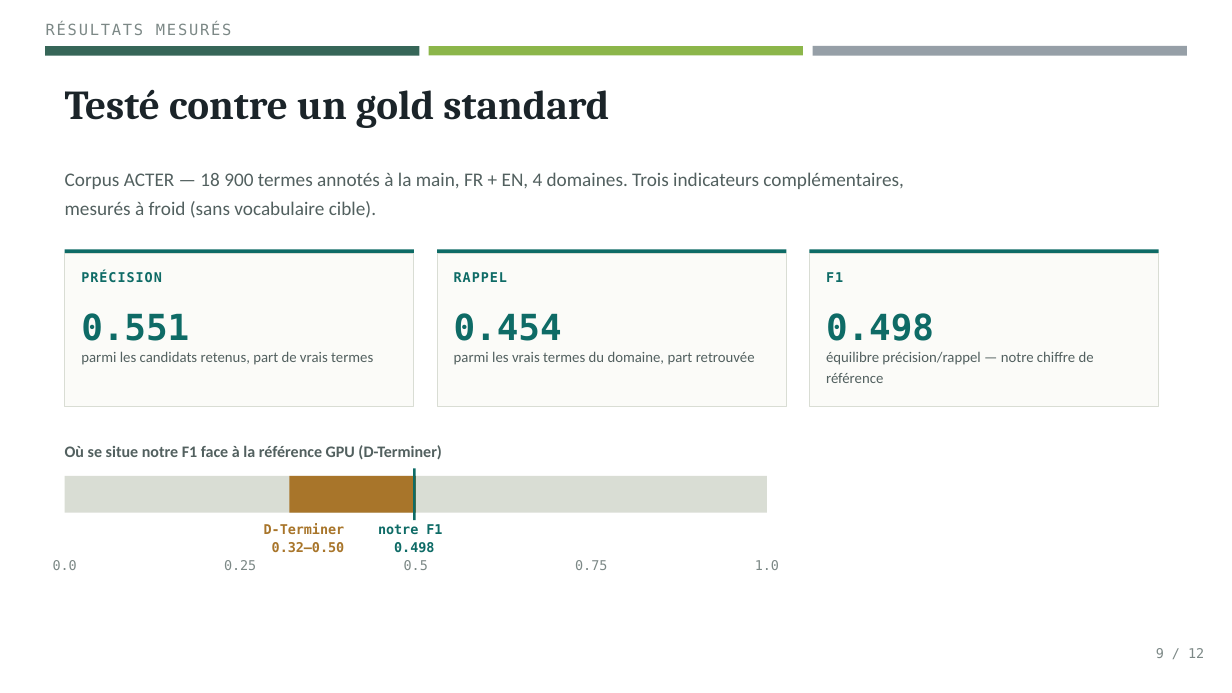
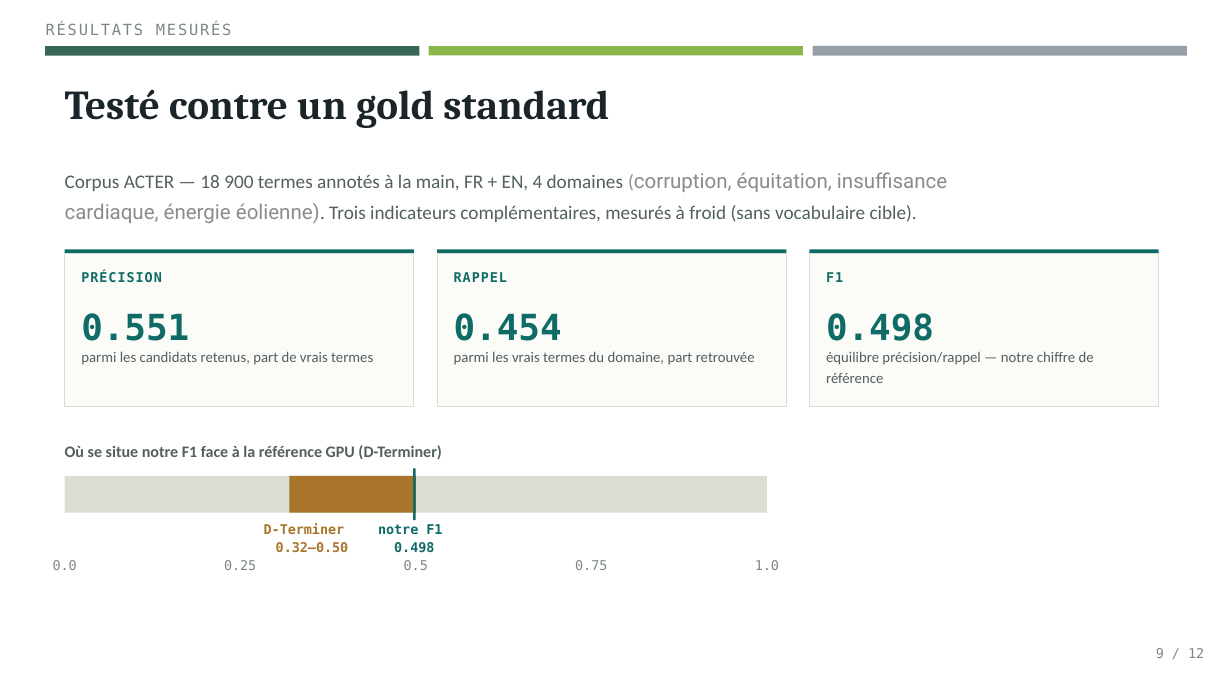
Before and after one commit to stephane54/loterre-annotate, a slide deck: slide 7 of docs/Extraction_terminologique_v2.pptx (slide 8 before the commit). Drawn at 1232x693 pixels with LibreOffice and Linux fonts; fonts in the diff are those of the drawing. Boxes give left, top, right and bottom in pixels: in the first picture for what was removed or moved away, otherwise in the second. Text is boxed around its words. In the diff, an @@ line names an element or a change of style, - is before the commit and + after.

```diff
--- a/docs/Extraction_terminologique_v2.pptx
+++ b/docs/Extraction_terminologique_v2.pptx
@@ text at <box>65,172,947,224</box>: text changed @@
-Corpus ACTER — 18 900 termes annotés à la main, FR + EN, 4 domaines. Trois indicateurs complémentaires, mesurés à froid (sans vocabulaire cible).
+Corpus ACTER — 18 900 termes annotés à la main, FR + EN, 4 domaines (corruption, équitation, insuffisance cardiaque, énergie éolienne). Trois indicateurs complémentaires, mesurés à froid (sans vocabulaire cible).
@@ text "D-Terminer 0.32–0.50" rewrapped from <box>264,523,345,552</box> to <box>264,523,349,552</box> @@
```
Also in this commit, not shown: 1 other slide changed, 1 slide added, 29 other files.
